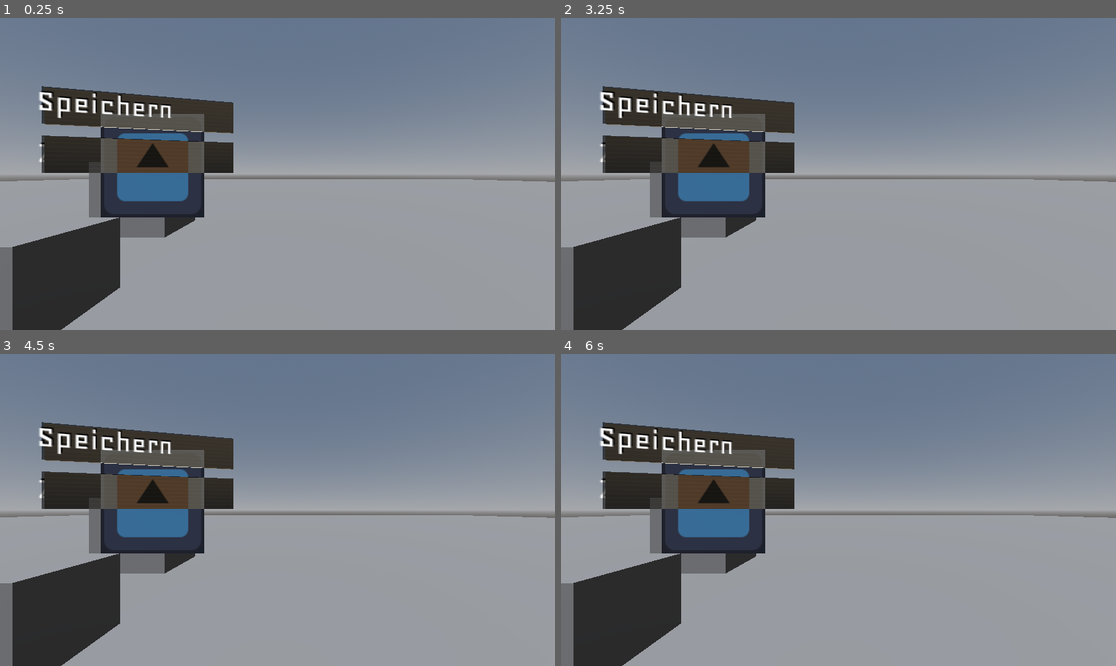
Above: before the commit, frames 1-4 (two rows, left to right).
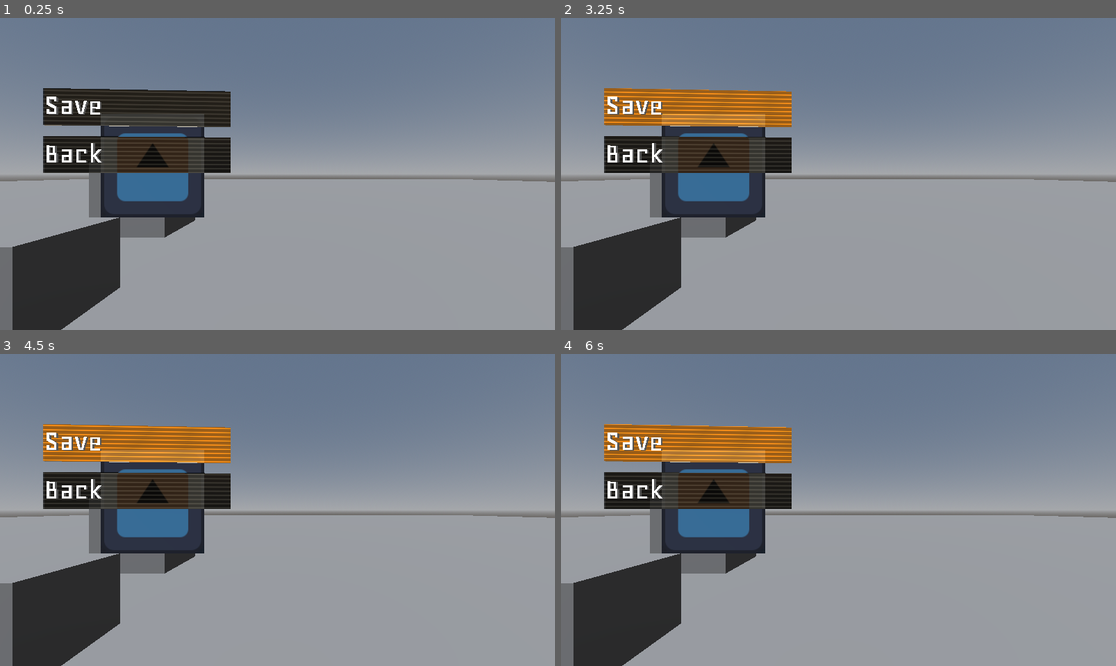
Above: after the commit, the same moments.

Repository: TheCodeWizard27/ProjectAtrox-R
Game: Godot game, scene res://src/scenes/main/main.tscn
The game is run twice, just before and just after one commit, with the same random seed, the same clock (stepped at 60 frames per second) and the same inputs. The engine's default icon, where the game draws it, is replaced by a stand-in: a white triangle on a blue panel in a dark square.
Inputs (mouse positions are in pixels of both pictures, inside the frame that each line leads up to):
- Up to frame 1 (0.25 s): no input
- Up to frame 2 (3.25 s): move the mouse to (960, 158) at 0.52 s; hold Right (ui_right) 0.53-1.25 s; click (960, 158) at 0.6 s; tap Space (jump) at 0.77 s; drag from (727, 189) to (810, 236) at 1.27 s; move the mouse to (894, 105) at 2.02 s; hold Right (ui_right) 2.03-2.75 s; click (894, 105) at 2.1 s; drag from (810, 236) to (672, 127) at 2.77 s
- Up to frame 3 (4.5 s): move the mouse to (444, 556) at 3.52 s; hold Left (ui_left) 3.53-4.25 s; click (444, 556) at 3.6 s; tap Space (jump) at 3.77 s; drag from (111, 463) to (194, 432) at 4.27 s
- Up to frame 4 (6 s): move the mouse to (866, 510) at 5.02 s; hold Down (ui_down) 5.03-5.75 s; click (866, 510) at 5.1 s; drag from (755, 432) to (727, 525) at 5.77 s

The runs differ from the first frame. In frame 1, 4.0% of the frame differs, in the area x 7-43%, y 21-50%; in frame 2, 6.1%; in frame 3, 6.1%; in frame 4, 6.0%.
Error before the commit: Attempt to call function 'push_input' in base 'null instance' on a null instance. (res://src/scenes/main_menu/main_menu.gd:95)

Commit message:
Added base for menu.

Diff:
--- a/src/scenes/areas/sandbox_area/sandbox_area.tscn
+++ b/src/scenes/areas/sandbox_area/sandbox_area.tscn
@@ -46,7 +46,7 @@
 use_collision = true
 
 [node name="MainMenu" parent="." instance=ExtResource("1_nei07")]
-transform = Transform3D(0.96878254, 0, 0.2479122, 0, 1, 0, -0.2479122, 0, 0.96878254, -0.05509156, 1.4041452, 0.86475074)
+transform = Transform3D(0.99899656, 0, 0.044787616, 0, 1, 0, -0.044787616, 0, 0.99899656, -0.05509156, 1.4041452, 0.86475074)
 
 [node name="Camera3D" type="Camera3D" parent="."]
 transform = Transform3D(1, 0, 0, 0, 1, 0, 0, 0, 1, 1.2064986, 1.2988917, 1.9644237)
--- a/src/scenes/components/base_element/base_element.gd
+++ b/src/scenes/components/base_element/base_element.gd
@@ -4,6 +4,9 @@
 
 @onready var background_mesh: MeshInstance3D = $Background
 @onready var foreground_mesh: MeshInstance3D = $Foreground
+
+const foreground_color: Vector4 = Vector4(0.38, 0.37, 0.33, 0.74)
+const highlight_color: Vector4 = Vector4(3.123, 1.617, 0.0, 0.741)
 
 var _size: Vector2 = Vector2(1, 0.2)
 @export var size: Vector2:
@@ -14,15 +17,29 @@
 		if background_mesh and foreground_mesh:
 			_set_plane_size(background_mesh.mesh)
 			_set_plane_size(foreground_mesh.mesh)
+			notify_property_list_changed()
 
 func _set_plane_size(mesh: Mesh) -> void:
 	if (mesh is not PlaneMesh):
 		return
 
-	var plane = background_mesh.mesh as PlaneMesh
-	plane.size = size
-	plane.center_offset = Vector3(size.x / 2, 0, 0)
+	var plane = mesh as PlaneMesh
+	plane.size = _size
+	plane.center_offset = Vector3(_size.x / 2, 0, 0)
+
+func set_active() -> void:
+	var mat = foreground_mesh.mesh.surface_get_material(0)
+	mat.set("shader_parameter/scanlineThreshold", 0.2)
+	mat.set("shader_parameter/color", highlight_color)
+
+func set_inactive() -> void:
+	var mat = foreground_mesh.mesh.surface_get_material(0)
+	mat.set("shader_parameter/scanlineThreshold", 0.0)
+	mat.set("shader_parameter/color", foreground_color)
 
 func _ready() -> void:
+	background_mesh.mesh = background_mesh.mesh.duplicate(true)
+	foreground_mesh.mesh = foreground_mesh.mesh.duplicate(true)
 	_set_plane_size(background_mesh.mesh)
 	_set_plane_size(foreground_mesh.mesh)
+	set_inactive()
--- a/src/scenes/components/base_element/base_element.tscn
+++ b/src/scenes/components/base_element/base_element.tscn
@@ -10,12 +10,14 @@
 
 [sub_resource type="QuadMesh" id="QuadMesh_pl2d6"]
 material = SubResource("ShaderMaterial_felax")
-size = Vector2(0, 0)
+size = Vector2(1, 0.2)
+center_offset = Vector3(0.5, 0, 0)
 
 [sub_resource type="ShaderMaterial" id="ShaderMaterial_e3xdh"]
 render_priority = 0
 shader = ExtResource("3_h5jw4")
-shader_parameter/color = Color(0.24880499, 0.23531008, 0.20157269, 0.6)
+shader_parameter/scanlineThreshold = 0.1350000064125
+shader_parameter/color = Color(3.1229057, 1.6167893, 0, 0.7411765)
 
 [sub_resource type="QuadMesh" id="QuadMesh_h5jw4"]
 material = SubResource("ShaderMaterial_e3xdh")
@@ -24,12 +26,12 @@
 
 [node name="Element" type="Node3D"]
 script = ExtResource("1_2hx57")
-size = Vector2(0.2, 1)
+size = Vector2(1, 0.2)
 
 [node name="Background" type="MeshInstance3D" parent="."]
 mesh = SubResource("QuadMesh_pl2d6")
 skeleton = NodePath("../Foreground")
 
 [node name="Foreground" type="MeshInstance3D" parent="."]
-transform = Transform3D(1, 0, 0, 0, 1, 0, 0, 0, 1, 0, 0, 0.017392874)
+transform = Transform3D(1, 0, 0, 0, 1, 0, 0, 0, 1, 0, 0, 0.005)
 mesh = SubResource("QuadMesh_h5jw4")
--- a/src/scenes/components/base_element/scanline.gdshader
+++ b/src/scenes/components/base_element/scanline.gdshader
@@ -2,7 +2,8 @@
 
 render_mode blend_mix, depth_draw_opaque, cull_disabled, diffuse_lambert, specular_schlick_ggx, unshaded, shadows_disabled, ambient_light_disabled;
 
-uniform vec4 color : source_color = vec4(0.12, 0.114, 0.093, 0.6);
+uniform float scanlineThreshold : hint_range(0, 1.0) = 0.0;
+uniform vec4 color : source_color = vec4(0.38, 0.37, 0.33, 0.74);
 
 void vertex() {
 	// Called for every vertex the material is visible on.
@@ -13,7 +14,7 @@
 
 	float scanColor = sin((UV.y + TIME * 0.8) * 54.0);
 
-	ALBEDO = scanColor * 0.2 * baseColor;
+	ALBEDO = max(scanColor * 0.4, scanlineThreshold) * baseColor;
 	ALPHA = color.w;
 }
 
--- /dev/null
+++ b/src/scenes/components/button_element/button_element.gd
@@ -0,0 +1,51 @@
+@tool
+extends Node3D
+class_name ButtonElement
+
+@onready var label_element: LabelElement = $LabelElement
+@onready var area: Area3D = $Area3D
+@onready var area_collision_shape: CollisionShape3D = $Area3D/CollisionShape3D
+
+var _text: String = "Text"
+@export var text: String:
+	get:
+		return _text
+	set(value):
+		_text = value
+		if label_element:
+			label_element.text = value
+
+var _size: Vector2 = Vector2(1.0, 0.2)
+@export var size: Vector2:
+	get:
+		return _size
+	set(value):
+		_size = value
+		if label_element and area:
+			label_element.size = value
+			_set_shape_size()
+
+func _set_shape_size() -> void:
+	if (!area_collision_shape):
+		return
+
+	if (area_collision_shape.shape is not BoxShape3D):
+		return
+
+	var box_shape = area_collision_shape.shape as BoxShape3D
+	box_shape.size = Vector3(_size.x, _size.y, 0.1)
+	area_collision_shape.position = Vector3(_size.x / 2, 0, 0)
+
+func _ready() -> void:
+	label_element.text = _text
+	label_element.size = _size
+	_set_shape_size()
+
+	area.mouse_entered.connect(_mouse_entered_area)
+	area.mouse_exited.connect(_mouse_exited_area)
+
+func _mouse_entered_area() -> void:
+	label_element.base_element.set_active()
+
+func _mouse_exited_area() -> void:
+	label_element.base_element.set_inactive()
--- /dev/null
+++ b/src/scenes/components/button_element/button_element.tscn
@@ -0,0 +1,20 @@
+[gd_scene load_steps=4 format=3 uid="uid://ch152aq45rym3"]
+
+[ext_resource type="Script" uid="uid://bnlq7jiw0i3ee" path="res://src/scenes/components/button_element/button_element.gd" id="1_5w1cb"]
+[ext_resource type="PackedScene" uid="uid://cw7peufdacl2q" path="res://src/scenes/components/label_element/label_element.tscn" id="2_4ohmk"]
+
+[sub_resource type="BoxShape3D" id="BoxShape3D_fsrir"]
+size = Vector3(1, 0.2, 0.1)
+
+[node name="ButtonElement" type="Node3D"]
+script = ExtResource("1_5w1cb")
+text = "Text"
+size = Vector2(1, 0.2)
+
+[node name="LabelElement" parent="." instance=ExtResource("2_4ohmk")]
+
+[node name="Area3D" type="Area3D" parent="."]
+
+[node name="CollisionShape3D" type="CollisionShape3D" parent="Area3D"]
+transform = Transform3D(1, 0, 0, 0, 1, 0, 0, 0, 1, 0.5009396, 0, 0)
+shape = SubResource("BoxShape3D_fsrir")
--- a/src/scenes/components/label_element/label_element.gd
+++ b/src/scenes/components/label_element/label_element.gd
@@ -1,9 +1,11 @@
 @tool
 extends Node3D
+class_name LabelElement
 
 @onready var text_element: TextElement = $Text
+@onready var base_element: BaseElement = $Element
 
-var _text: String
+var _text: String = "Text"
 @export var text: String:
 	get:
 		return _text
@@ -12,5 +14,15 @@
 		if text_element:
 			text_element.text = value
 
+var _size: Vector2 = Vector2(1.0, 0.2)
+@export var size: Vector2:
+	get:
+		return _size
+	set(value):
+		_size = value
+		if base_element:
+			base_element.size = value
+
 func _ready() -> void:
 	text_element.text = _text
+	base_element.size = _size
--- a/src/scenes/components/label_element/label_element.tscn
+++ b/src/scenes/components/label_element/label_element.tscn
@@ -6,9 +6,11 @@
 
 [node name="LabelElement" type="Node3D"]
 script = ExtResource("1_sduyv")
+text = "Text"
+size = Vector2(1, 0.2)
 
 [node name="Element" parent="." instance=ExtResource("2_omwse")]
-size = Vector2(1, 0.2)
 
 [node name="Text" parent="." instance=ExtResource("3_e1gbd")]
-transform = Transform3D(1, 0, 0, 0, 1, 0, 0, 0, 1, 0.03, 0, 0.08)
+transform = Transform3D(1, 0, 0, 0, 1, 0, 0, 0, 1, 0.03, 0, 0.02)
+text = "Text"
--- a/src/scenes/components/text_element/text_element.gd
+++ b/src/scenes/components/text_element/text_element.gd
@@ -2,8 +2,8 @@
 extends Node3D
 class_name TextElement
 
-@onready var text_Label: Label3D = $Text
-@onready var text_shadow_Label: Label3D = $TextShadow
+@onready var text_label: MeshInstance3D = $Text
+@onready var text_shadow_label: MeshInstance3D = $TextShadow
 
 var _text: String
 @export var text: String:
@@ -11,10 +11,19 @@
 		return _text
 	set(value):
 		_text = value
-		if text_Label and text_shadow_Label:
-			text_Label.text = value
-			text_shadow_Label.text = value
+		if text_label and text_shadow_label:
+			_set_mesh_text(text_label.mesh)
+			_set_mesh_text(text_shadow_label.mesh)
+
+func _set_mesh_text(mesh: Mesh) -> void:
+	if (mesh is not TextMesh):
+		return
+
+	var plane = mesh as TextMesh
+	plane.text = _text
 
 func _ready() -> void:
-	text_Label.text = _text
-	text_shadow_Label.text = _text
+	text_label.mesh = text_label.mesh.duplicate()
+	text_shadow_label.mesh = text_shadow_label.mesh.duplicate()
+	_set_mesh_text(text_label.mesh)
+	_set_mesh_text(text_shadow_label.mesh)
--- a/src/scenes/components/text_element/text_element.tscn
+++ b/src/scenes/components/text_element/text_element.tscn
@@ -1,23 +1,36 @@
-[gd_scene load_steps=3 format=3 uid="uid://dvnk5eljbevq8"]
+[gd_scene load_steps=7 format=3 uid="uid://dvnk5eljbevq8"]
 
 [ext_resource type="Script" uid="uid://b3fc17y4vw1rf" path="res://src/scenes/components/text_element/text_element.gd" id="1_2p401"]
 [ext_resource type="FontFile" uid="uid://q1mdfsabjloi" path="res://src/assets/Geo-Regular.ttf" id="2_kcvlg"]
+
+[sub_resource type="StandardMaterial3D" id="StandardMaterial3D_2p401"]
+shading_mode = 0
+albedo_color = Color(0.3328807, 0.33288068, 0.33288068, 1)
+
+[sub_resource type="TextMesh" id="TextMesh_2p401"]
+material = SubResource("StandardMaterial3D_2p401")
+text = "Back"
+font = ExtResource("2_kcvlg")
+horizontal_alignment = 0
+depth = 0.0
+
+[sub_resource type="StandardMaterial3D" id="StandardMaterial3D_2ebuc"]
+shading_mode = 0
+
+[sub_resource type="TextMesh" id="TextMesh_2ebuc"]
+material = SubResource("StandardMaterial3D_2ebuc")
+text = "Back"
+font = ExtResource("2_kcvlg")
+horizontal_alignment = 0
+depth = 0.0
 
 [node name="Text" type="Node3D"]
 script = ExtResource("1_2p401")
 text = "Test"
 
-[node name="TextShadow" type="Label3D" parent="."]
-transform = Transform3D(1, 0, 0, 0, 1, 0, 0, 0, 1, 0, 0.01, 0)
-modulate = Color(0, 0, 0, 1)
-text = "Test"
-font = ExtResource("2_kcvlg")
-outline_size = 0
-horizontal_alignment = 0
+[node name="TextShadow" type="MeshInstance3D" parent="."]
+mesh = SubResource("TextMesh_2p401")
 
-[node name="Text" type="Label3D" parent="."]
+[node name="Text" type="MeshInstance3D" parent="."]
 transform = Transform3D(1, 0, 0, 0, 1, 0, 0, 0, 1, 0, 0, 0.01)
-text = "Test"
-font = ExtResource("2_kcvlg")
-outline_size = 0
-horizontal_alignment = 0
+mesh = SubResource("TextMesh_2ebuc")
--- a/src/scenes/main_menu/main_menu.gd
+++ b/src/scenes/main_menu/main_menu.gd
@@ -3,93 +3,94 @@
 # This code was adapted from the GUI in 3D Viewport Demo
 # https://godotengine.org/asset-library/asset/2807
 
-var _mouse_events = [
-	InputEventMouseButton, InputEventMouseMotion, InputEventScreenDrag, InputEventScreenTouch
-]
-var _is_mouse_inside = false
-var _last_local_pos = null
-var _last_event_time: float = -1.0
+#var _mouse_events = [
+	#InputEventMouseButton, InputEventMouseMotion, InputEventScreenDrag, InputEventScreenTouch
+#]
+#var _is_mouse_inside = false
+#var _last_local_pos = null
+#var _last_event_time: float = -1.0
 
-@onready var viewport = $SubViewport
-@onready var screen = $Screen
-@onready var area = $Screen/Area3D
+#@onready var viewport = $SubViewport
+#@onready var screen = $Screen
+#@onready var area = $Screen/Area3D
 
 func _ready() -> void:
-	if(!area):
-		return
+	pass
+	#if(!area):
+		#return
+	#
+	#area.mouse_entered.connect(_mouse_entered_area)
+	#area.mouse_exited.connect(_mouse_exited_area)
+	#area.input_event.connect(_mouse_input_event)
 
-	area.mouse_entered.connect(_mouse_entered_area)
-	area.mouse_exited.connect(_mouse_exited_area)
-	area.input_event.connect(_mouse_input_event)
-
-func _mouse_entered_area() -> void:
-	_is_mouse_inside = true
-
-func _mouse_exited_area() -> void:
-	_is_mouse_inside = false
-
-func _mouse_input_event(_camera: Camera3D, event: InputEvent, event_position: Vector3, _normal: Vector3, _shape_idx: int):
-	# Get mesh size to detect edges and make conversions. This code only support PlaneMesh and QuadMesh.
-	var screen_size = screen.mesh.size
-
-	# Current time in seconds since engine start.
-	var now: float = Time.get_ticks_msec() / 1000.0
-
-	# Convert position to a coordinate space relative to the Area3D node.
-	# NOTE: affine_inverse accounts for the Area3D node's scale, rotation, and position in the scene!
-	var screen_pos = screen.global_transform.affine_inverse() * event_position
-
-	var local_pos: Vector2 = Vector2()
-
-	if _is_mouse_inside:
-		# Convert the relative event position from 3D to 2D.
-		local_pos = Vector2(screen_pos.x, -screen_pos.y)
-
-		# Right now the event position's range is the following: (-quad_size/2) -> (quad_size/2)
-		# We need to convert it into the following range: -0.5 -> 0.5
-		local_pos.x = local_pos.x / screen_size.x
-		local_pos.y = local_pos.y / screen_size.y
-		# Then we need to convert it into the following range: 0 -> 1
-		local_pos.x += 0.5
-		local_pos.y += 0.5
-
-		# Finally, we convert the position to the following range: 0 -> viewport.size
-		local_pos.x *= viewport.size.x
-		local_pos.y *= viewport.size.y
-		# We need to do these conversions so the event's position is in the viewport's coordinate system.
-
-	elif _last_local_pos != null:
-		# Fall back to the last known event position.
-		local_pos = _last_local_pos
-
-	# Set the event's position and global position.
-	event.position = local_pos
-	if event is InputEventMouse:
-		event.global_position = local_pos
-
-	# Calculate the relative event distance.
-	if event is InputEventMouseMotion or event is InputEventScreenDrag:
-		# If there is not a stored previous position, then we'll assume there is no relative motion.
-		if _last_local_pos == null:
-			event.relative = Vector2(0, 0)
-		# If there is a stored previous position, then we'll calculate the relative position by subtracting
-		# the previous position from the new position. This will give us the distance the event traveled from prev_pos.
-		else:
-			event.relative = local_pos - _last_local_pos
-			event.velocity = event.relative / (now - _last_event_time)
-
-	# Update last_event_pos2D with the position we just calculated.
-	_last_local_pos = local_pos
-
-	# Update last_event_time to current time.
-	_last_event_time = now
-
-	# Finally, send the processed input event to the viewport.
-	viewport.push_input(event)
-
-func _unhandled_input(event: InputEvent) -> void:
-	for mouse_event in _mouse_events:
-		if (is_instance_of(event, mouse_event)):
-			return
-
-	viewport.push_input(event)
+#func _mouse_entered_area() -> void:
+	#_is_mouse_inside = true
+	#
+#func _mouse_exited_area() -> void:
+	#_is_mouse_inside = false
+	#
+#func _mouse_input_event(_camera: Camera3D, event: InputEvent, event_position: Vector3, _normal: Vector3, _shape_idx: int):
+	## Get mesh size to detect edges and make conversions. This code only support PlaneMesh and QuadMesh.
+	#var screen_size = screen.mesh.size
+#
+	## Current time in seconds since engine start.
+	#var now: float = Time.get_ticks_msec() / 1000.0
+#
+	## Convert position to a coordinate space relative to the Area3D node.
+	## NOTE: affine_inverse accounts for the Area3D node's scale, rotation, and position in the scene!
+	#var screen_pos = screen.global_transform.affine_inverse() * event_position
+#
+	#var local_pos: Vector2 = Vector2()
+#
+	#if _is_mouse_inside:
+		## Convert the relative event position from 3D to 2D.
+		#local_pos = Vector2(screen_pos.x, -screen_pos.y)
+#
+		## Right now the event position's range is the following: (-quad_size/2) -> (quad_size/2)
+		## We need to convert it into the following range: -0.5 -> 0.5
+		#local_pos.x = local_pos.x / screen_size.x
+		#local_pos.y = local_pos.y / screen_size.y
+		## Then we need to convert it into the following range: 0 -> 1
+		#local_pos.x += 0.5
+		#local_pos.y += 0.5
+#
+		## Finally, we convert the position to the following range: 0 -> viewport.size
+		#local_pos.x *= viewport.size.x
+		#local_pos.y *= viewport.size.y
+		## We need to do these conversions so the event's position is in the viewport's coordinate system.
+#
+	#elif _last_local_pos != null:
+		## Fall back to the last known event position.
+		#local_pos = _last_local_pos
+#
+	## Set the event's position and global position.
+	#event.position = local_pos
+	#if event is InputEventMouse:
+		#event.global_position = local_pos
+#
+	## Calculate the relative event distance.
+	#if event is InputEventMouseMotion or event is InputEventScreenDrag:
+		## If there is not a stored previous position, then we'll assume there is no relative motion.
+		#if _last_local_pos == null:
+			#event.relative = Vector2(0, 0)
+		## If there is a stored previous position, then we'll calculate the relative position by subtracting
+		## the previous position from the new position. This will give us the distance the event traveled from prev_pos.
+		#else:
+			#event.relative = local_pos - _last_local_pos
+			#event.velocity = event.relative / (now - _last_event_time)
+#
+	## Update last_event_pos2D with the position we just calculated.
+	#_last_local_pos = local_pos
+#
+	## Update last_event_time to current time.
+	#_last_event_time = now
+#
+	## Finally, send the processed input event to the viewport.
+	#viewport.push_input(event)
+	#
+#func _unhandled_input(event: InputEvent) -> void:
+	#for mouse_event in _mouse_events:
+		#if (is_instance_of(event, mouse_event)):
+			#return
+			#
+	#viewport.push_input(event)
--- a/src/scenes/main_menu/main_menu.tscn
+++ b/src/scenes/main_menu/main_menu.tscn
@@ -2,7 +2,7 @@
 
 [ext_resource type="Script" uid="uid://c26sfmf5awqwy" path="res://src/scenes/main_menu/main_menu.gd" id="1_gxxi0"]
 [ext_resource type="PackedScene" uid="uid://dfcour3otamx3" path="res://src/scenes/main_menu/main_menu_actions.tscn" id="2_4gslo"]
-[ext_resource type="PackedScene" uid="uid://cw7peufdacl2q" path="res://src/scenes/components/label_element/label_element.tscn" id="3_4gslo"]
+[ext_resource type="PackedScene" uid="uid://ch152aq45rym3" path="res://src/scenes/components/button_element/button_element.tscn" id="3_4gslo"]
 
 [sub_resource type="ViewportTexture" id="ViewportTexture_0on4r"]
 viewport_path = NodePath("Test1/SubViewport")
@@ -45,9 +45,9 @@
 
 [node name="Test2" type="Node3D" parent="."]
 
-[node name="LabelElement" parent="Test2" instance=ExtResource("3_4gslo")]
-text = "Zurück"
+[node name="Save" parent="Test2" instance=ExtResource("3_4gslo")]
+transform = Transform3D(1, 0, 0, 0, 1, 0, 0, 0, 1, 0, 0.25765923, 0)
+text = "Save"
 
-[node name="LabelElement2" parent="Test2" instance=ExtResource("3_4gslo")]
-transform = Transform3D(1, 0, 0, 0, 1, 0, 0, 0, 1, 0, 0.26223898, 0)
-text = "Speichern"
+[node name="ButtonElement" parent="Test2" instance=ExtResource("3_4gslo")]
+text = "Back"
Not shown, added: src/scenes/components/button_element/button_element.gd.uid
